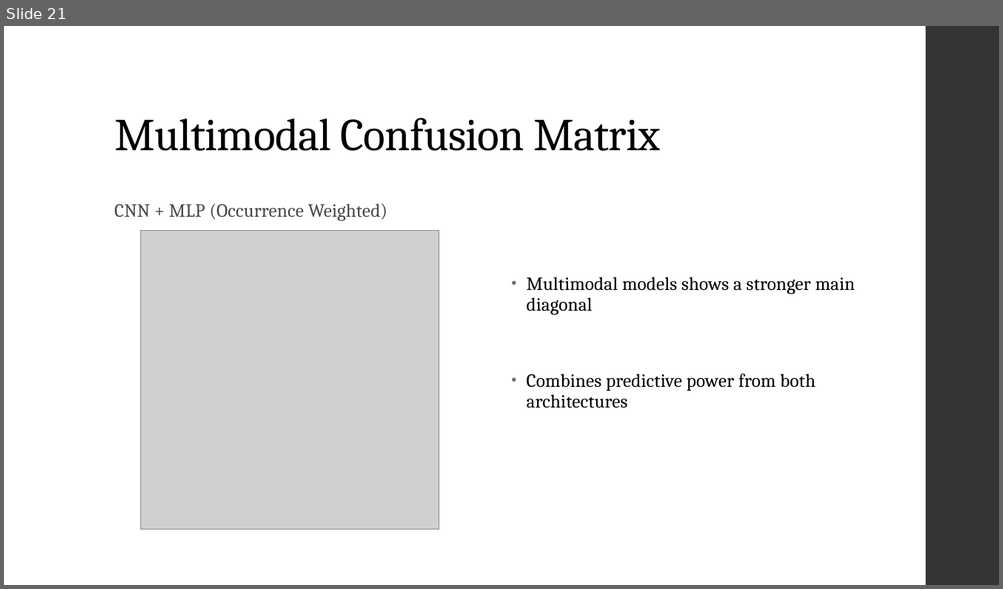
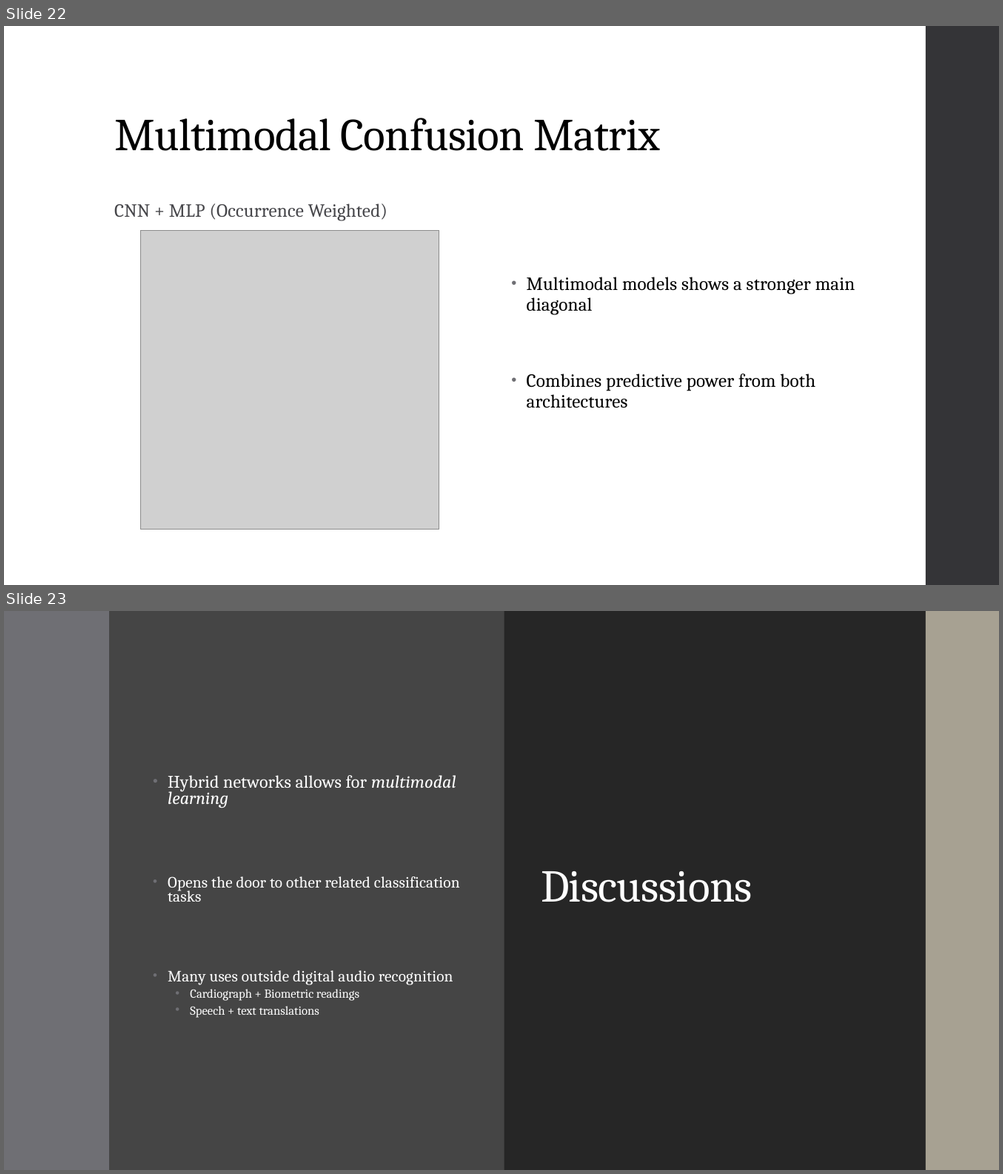
Before and after one commit to landonbuell/Buell-Senior-Thesis, a slide deck: JMMPaper/Musical Instrument Classification Using a Hybrid Neural Network BuellShortv1.pptx. Shown one above the other, each under a label of ours: slide 21 before the commit, slides 22 and 23 after it. The pictures are 1003x589 and 1003x1174 pixels, drawn with LibreOffice and Linux fonts; fonts in the diff are those of the drawing; grey boxes stand for pictures. Boxes give left, top, right and bottom in pixels: in the first picture for what was removed or moved away, otherwise in the second. Text is boxed around its words. In the diff, an @@ line names an element or a change of style, - is before the commit and + after.

```diff
--- a/JMMPaper/Musical Instrument Classification Using a Hybrid Neural Network BuellShortv1.pptx
+++ b/JMMPaper/Musical Instrument Classification Using a Hybrid Neural Network BuellShortv1.pptx
@@ slide 23 added at bbox=[4, 611, 999, 1170], background #454545 @@
@@ rectangle added at bbox=[4, 611, 109, 1170], fill #6F6F74 @@
@@ rectangle added at bbox=[504, 611, 925, 1170], fill #262626 @@
@@ rectangle added at bbox=[925, 611, 999, 1170], fill #A7A192 @@
@@ text added at bbox=[168, 775, 460, 1018], 15.2 pt, text #FFFFFF @@
+• Hybrid networks allows for multimodal learning
+• Opens the door to other related classification tasks
+• Many uses outside digital audio recognition
+  • Cardiograph + Biometric readings
+  • Speech + text translations
@@ title added at bbox=[540, 871, 752, 903], 44 pt, text #FFFFFF @@
+Discussions
@@ what was slide 21 is now slide 22 @@
```
Also in this commit, not shown: 7 slides changed, 3 other slides added, 1 slide removed.
